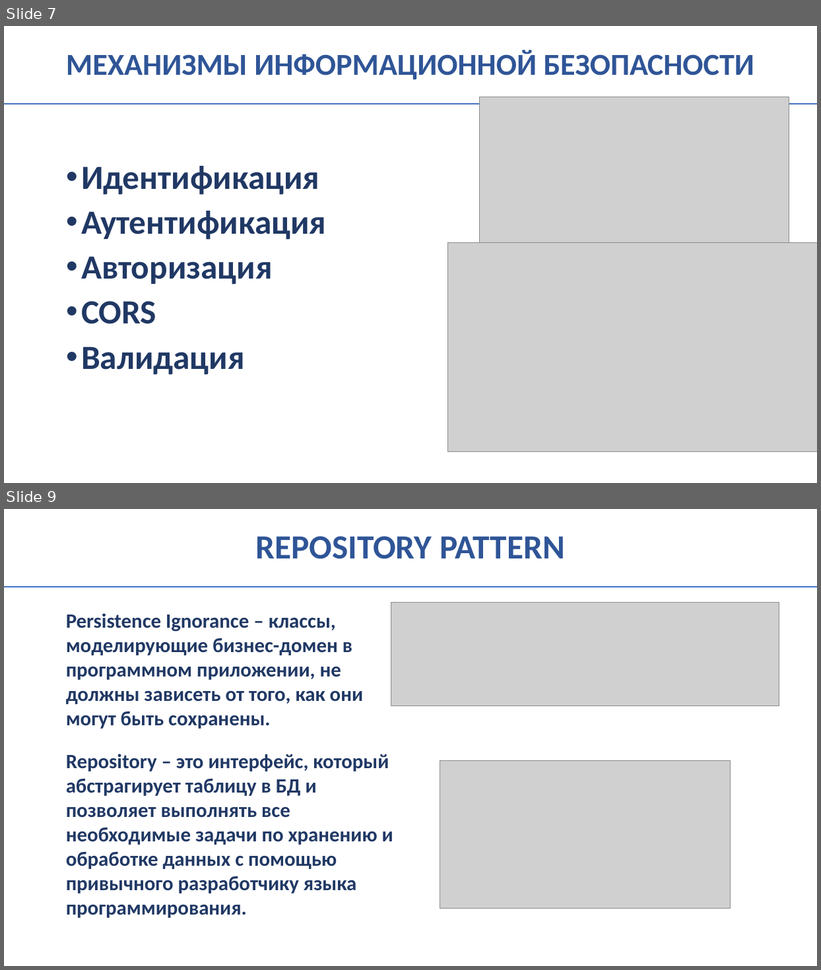
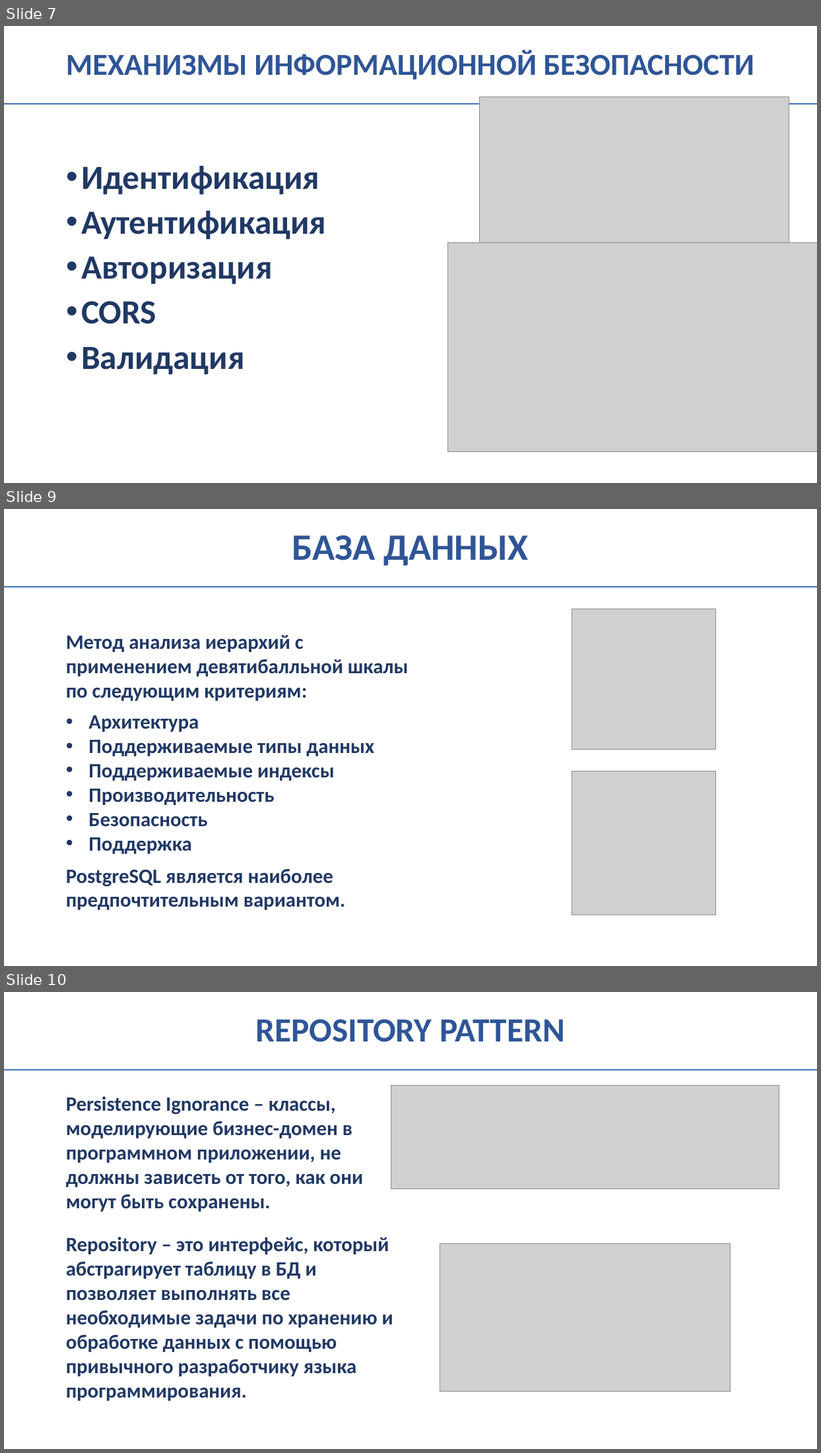
Before and after one commit to LeOneMoe/auto-credit, a slide deck: docs/Presentation.pptx. Shown one above the other, each under a label of ours: slides 7 and 9 before the commit, slides 7, 9 and 10 after it; the slides between them are not shown. The pictures are 821x970 and 821x1453 pixels, drawn with LibreOffice and Linux fonts; fonts in the diff are those of the drawing; grey boxes stand for pictures. Boxes give left, top, right and bottom in pixels: in the first picture for what was removed or moved away, otherwise in the second. Text is boxed around its words. In the diff, an @@ line names an element or a change of style, - is before the commit and + after.

```diff
--- a/docs/Presentation.pptx
+++ b/docs/Presentation.pptx
@@ slide 9 added at [4,509,817,966], background #FFFFFF @@
@@ title added at [292,535,528,566], 44 pt, text #2F5597, bold @@
+БАЗА ДАННЫХ
@@ line added from (4, 587) to (817, 587), #4472C4 1.5 pt @@
@@ picture added at [572,609,717,750] @@
@@ text added at [66,635,409,701], 24 pt, text #203864, bold @@
+Метод анализа иерархий с применением девятибалльной шкалы по следующим критериям:
@@ text added at [88,716,374,854], 24 pt, text #203864, bold @@
+• Архитектура
+• Поддерживаемые типы данных
+• Поддерживаемые индексы
+• Производительность
+• Безопасность
+• Поддержка
@@ picture added at [572,771,717,916] @@
@@ text added at [66,869,345,910], 24 pt, text #203864, bold @@
+PostgreSQL является наиболее предпочтительным вариантом.
@@ what was slide 9 is now slide 10 @@
```
Also in this commit, not shown: 2 slides changed, 4 other slides added, 6 other files.
